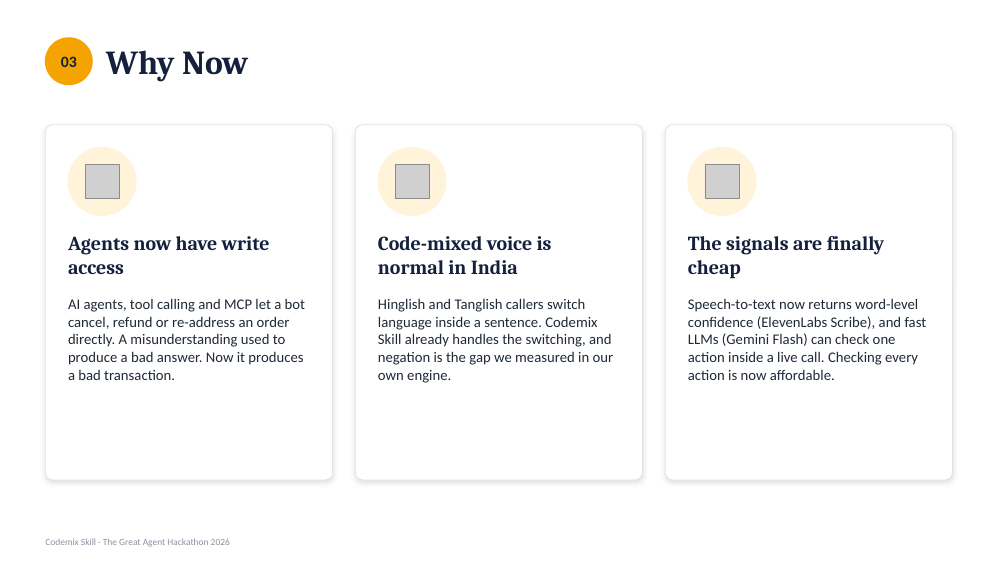
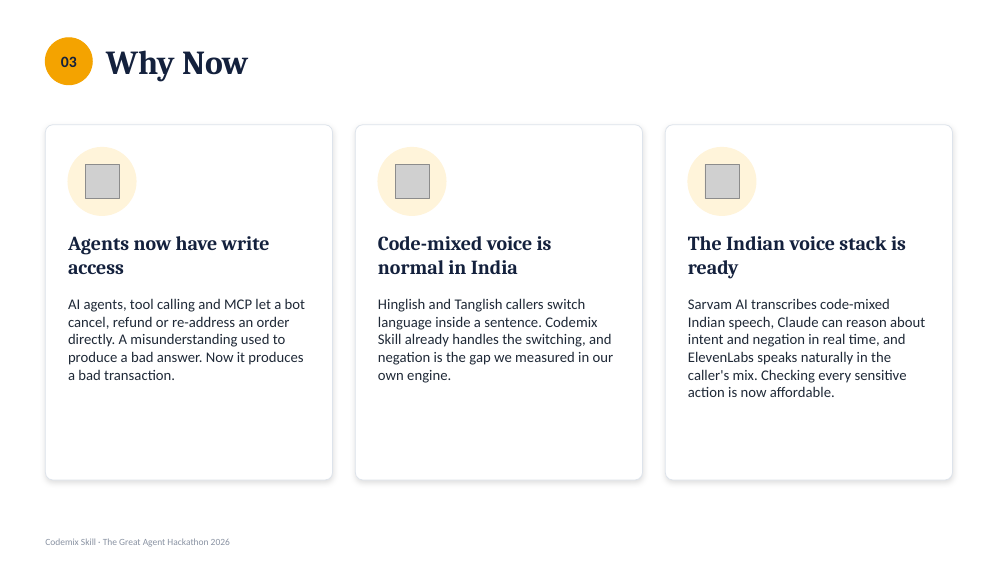
Before and after one commit to ramanathanmani/great-agent-hackathon-2026, a slide deck: slide 5 of docs/presentation/CodemixSkill-Business-Case.pptx. Drawn at 1008x567 pixels with LibreOffice and Linux fonts; fonts in the diff are those of the drawing; grey boxes stand for pictures. Boxes give left, top, right and bottom in pixels: in the first picture for what was removed or moved away, otherwise in the second. Text is boxed around its words. In the diff, an @@ line names an element or a change of style, - is before the commit and + after.

```diff
--- a/docs/presentation/CodemixSkill-Business-Case.pptx
+++ b/docs/presentation/CodemixSkill-Business-Case.pptx
@@ text at (x1=688, y1=236, x2=906, y2=279): text changed @@
-The signals are finally cheap
+The Indian voice stack is ready
@@ text at (x1=688, y1=298, x2=925, y2=397): text changed @@
-Speech-to-text now returns word-level confidence (ElevenLabs Scribe), and fast LLMs (Gemini Flash) can check one action inside a live call. Checking every action is now affordable.
+Sarvam AI transcribes code-mixed Indian speech, Claude can reason about intent and negation in real time, and ElevenLabs speaks naturally in the caller's mix. Checking every sensitive action is now affordable.
```
Also in this commit, not shown: 18 other slides changed, 3 slides added, 1 slide removed, 2 other files.
